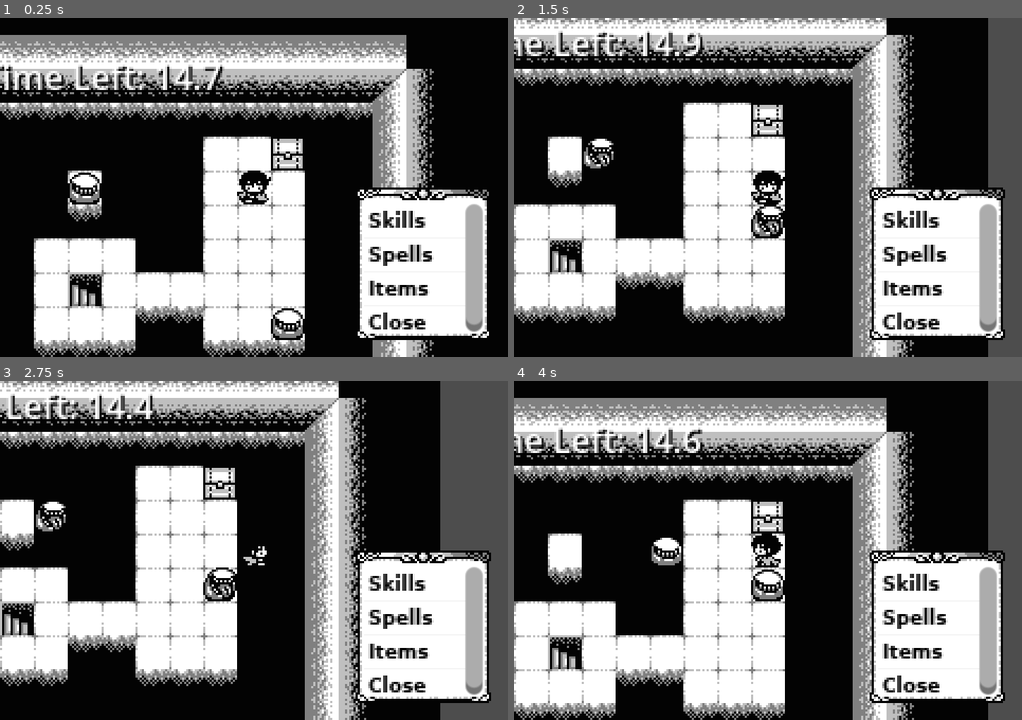
Above: before the commit, frames 1-4 (two rows, left to right).
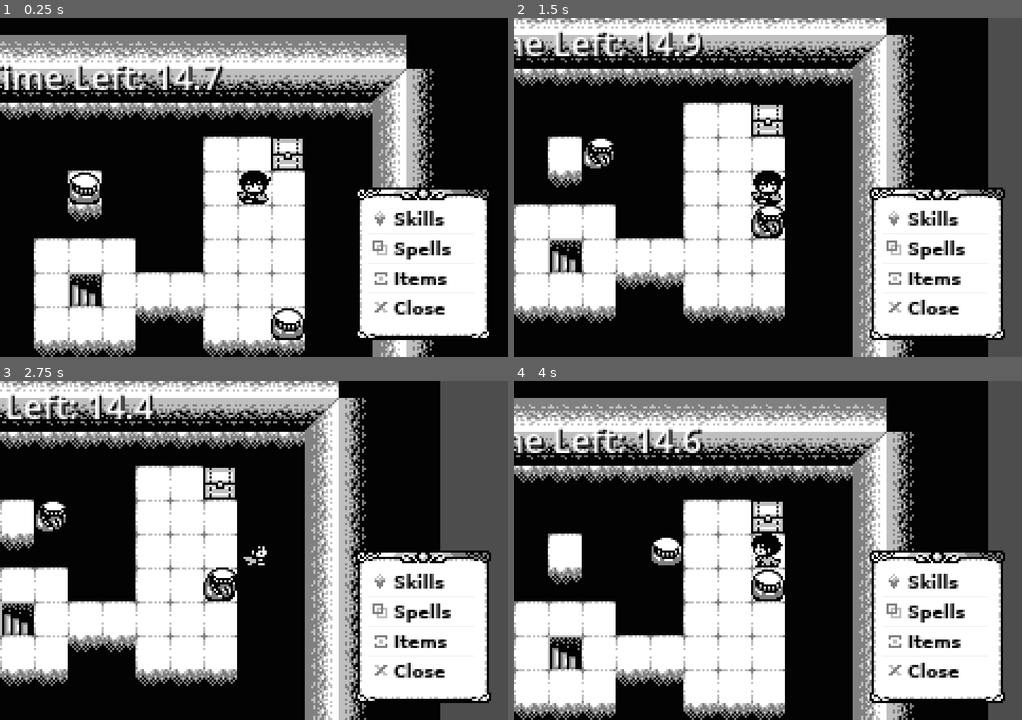
Above: after the commit, the same moments.

Repository: xpgram/lone-ranger
Game: Godot game, scene res://objects/regions/00-test.tscn
Same seed, same stepped clock (60 frames per second), same inputs: the game is played once before the commit and once after it. The project has no main scene, so this scene is started directly.
Inputs:
- Up to frame 1 (0.25 s): no input
- Up to frame 2 (1.5 s): hold Right (move_right) 0.53-1.28 s; tap Z (interact) at 0.6, 1.35 s; hold Down (move_down) from 1.28 s (still down)
- Up to frame 3 (2.75 s): release Down (move_down) at 2.03 s; hold Right (move_right) from 2.03 s (still down); tap Z (interact) at 2.1 s
- Up to frame 4 (4 s): release Right (move_right) at 2.78 s; hold Up (move_up) 2.78-3.53 s; tap Z (interact) at 2.85, 3.6 s; hold Left (move_left) from 3.53 s (still down)

The runs differ from the first frame. In frame 1, 3.7% of the frame differs, in the area x 72-96%, y 54-93%; in frame 2, 3.7%; in frame 3, 3.7%; in frame 4, 3.7%.

Commit message:
add icons to command menu options

Diff:
--- a/objects/regions/00-test.tscn
+++ b/objects/regions/00-test.tscn
@@ -19,6 +19,10 @@
 [ext_resource type="PackedScene" uid="uid://hd6tv01qq0ed" path="res://objects/enemies/enemy_mouth.tscn" id="15_b6bp6"]
 [ext_resource type="Texture2D" uid="uid://bfa5twja8kg5b" path="res://textures/system/command-menu.png" id="16_0fxje"]
 [ext_resource type="PackedScene" uid="uid://dqm128gxj3t0x" path="res://objects/interactives/chest/chest.tscn" id="16_iefdx"]
+[ext_resource type="Texture2D" uid="uid://bogdmfl1vf1uv" path="res://textures/system/icon-skill.png" id="17_wes0v"]
+[ext_resource type="Texture2D" uid="uid://ctu86c82jsblf" path="res://textures/system/icon-magic.png" id="18_1t0dy"]
+[ext_resource type="Texture2D" uid="uid://c8hl7pwsr04fi" path="res://textures/system/icon-items.png" id="19_6w5x8"]
+[ext_resource type="Texture2D" uid="uid://bm2kqp8aiao4y" path="res://textures/system/icon-close.png" id="20_jiwvv"]
 
 [sub_resource type="TileSetScenesCollectionSource" id="TileSetScenesCollectionSource_1aara"]
 resource_name = "VoidStranger"
@@ -46,12 +50,12 @@
 
 [sub_resource type="Theme" id="Theme_xdkey"]
 default_font = SubResource("SystemFont_iefdx")
-default_font_size = 9
+default_font_size = 8
 
 [sub_resource type="StyleBoxEmpty" id="StyleBoxEmpty_m2e2k"]
-content_margin_left = 4.0
+content_margin_left = 6.0
 content_margin_top = 8.0
-content_margin_right = 4.0
+content_margin_right = 8.0
 content_margin_bottom = 4.0
 
 [node name="Node2D" type="Node2D"]
@@ -119,13 +123,18 @@
 size_flags_vertical = 8
 theme = SubResource("Theme_xdkey")
 theme_override_colors/font_color = Color(0, 0, 0, 1)
+theme_override_constants/icon_margin = 2
 theme_override_styles/panel = SubResource("StyleBoxEmpty_m2e2k")
 allow_search = false
 item_count = 4
 item_0/text = "Skills"
+item_0/icon = ExtResource("17_wes0v")
 item_1/text = "Spells"
+item_1/icon = ExtResource("18_1t0dy")
 item_2/text = "Items"
+item_2/icon = ExtResource("19_6w5x8")
 item_3/text = "Close"
+item_3/icon = ExtResource("20_jiwvv")
 
 [node name="Player2D" parent="." instance=ExtResource("1_lxegh")]
 position = Vector2(128, 64)
Not shown: 1 places in objects/regions/00-test.tscn that only renumber resources
